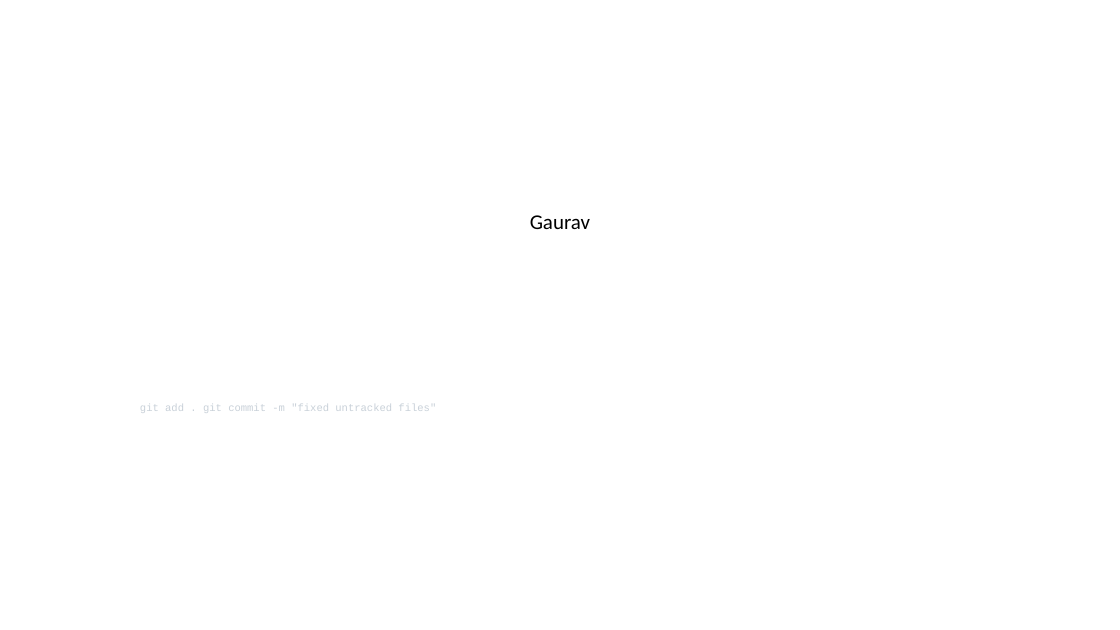
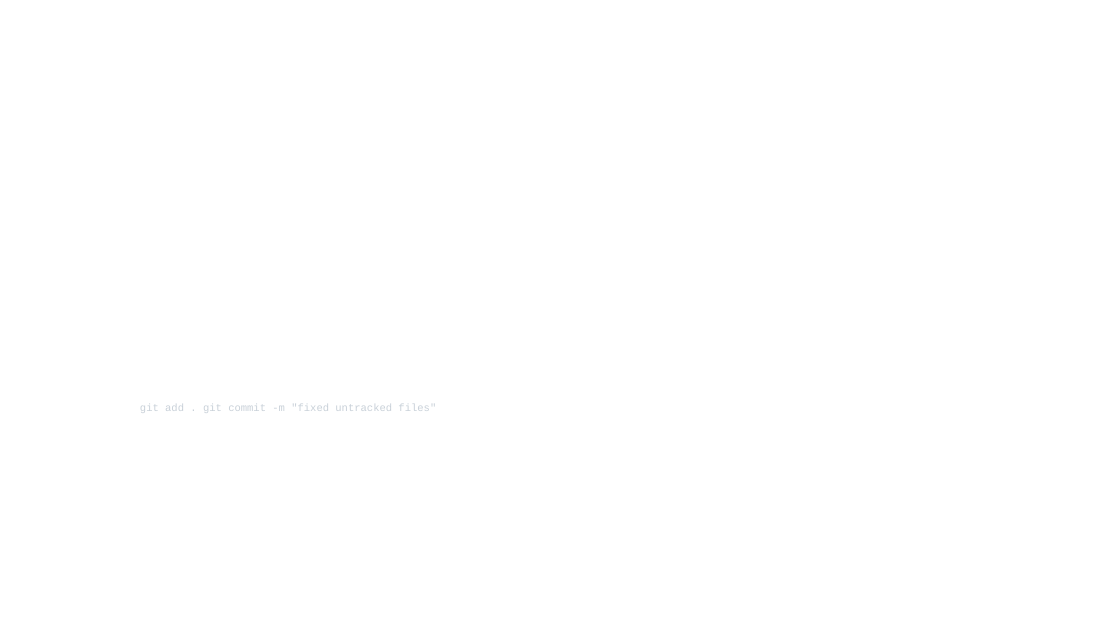
Before and after one commit to GauravLikhar15/Github_P, a slide deck: slide 1 of ppt.pptx. Drawn at 1120x630 pixels with LibreOffice and Linux fonts; fonts in the diff are those of the drawing. Boxes give left, top, right and bottom in pixels: in the first picture for what was removed or moved away, otherwise in the second. Text is boxed around its words. In the diff, an @@ line names an element or a change of style, - is before the commit and + after.

Commit message:
fixed untrack

```diff
--- a/ppt.pptx
+++ b/ppt.pptx
@@ title removed at bbox=[530, 215, 590, 229] @@
-Gaurav
```
